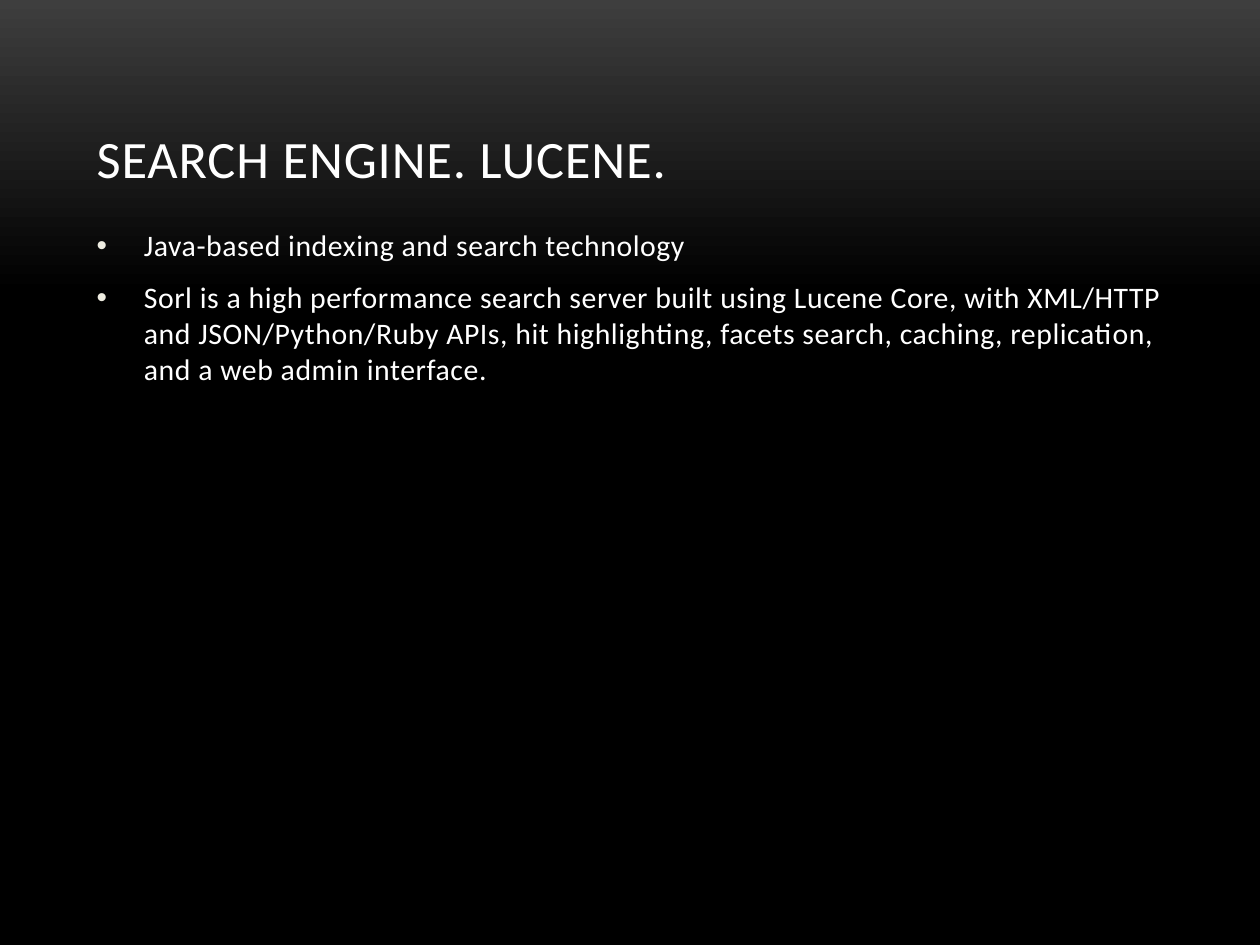
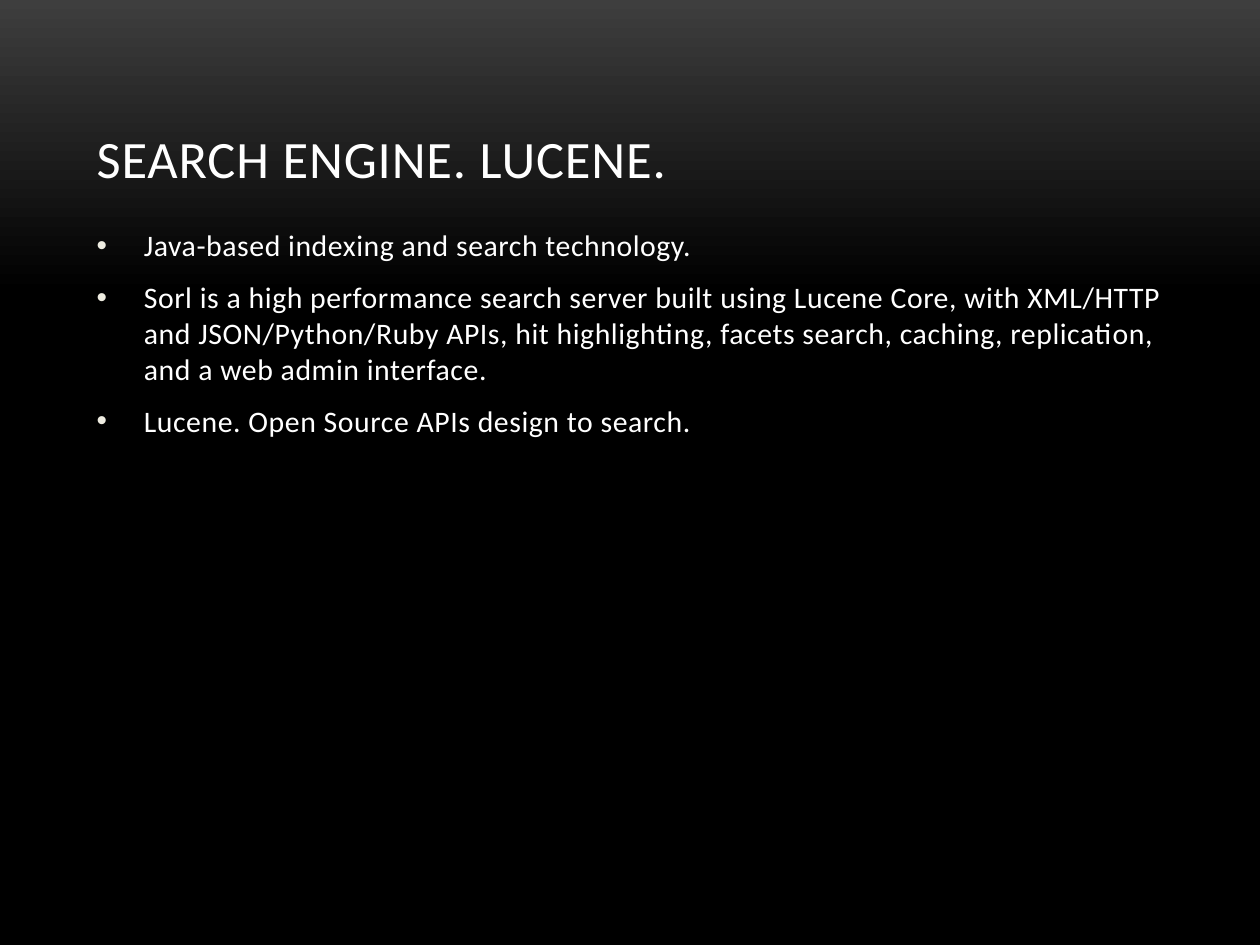
Before and after one commit to veravira/data-logger, a slide deck: slide 3 of es.pptx. Drawn at 1260x945 pixels with LibreOffice and Linux fonts; fonts in the diff are those of the drawing; background and template pictures are left out. Boxes give left, top, right and bottom in pixels: in the first picture for what was removed or moved away, otherwise in the second. Text is boxed around its words. In the diff, an @@ line names an element or a change of style, - is before the commit and + after.

```diff
--- a/es.pptx
+++ b/es.pptx
@@ text at (144, 235, 690, 261): text changed @@
-• Java-based indexing and search technology
+• Java-based indexing and search technology.
@@ text at (144, 411, 691, 437): paragraph added @@
+• Lucene. Open Source APIs design to search.
```
Also in this commit, not shown: 1 other slide changed, 2 slides added, 1 slide removed, 33 other files.
